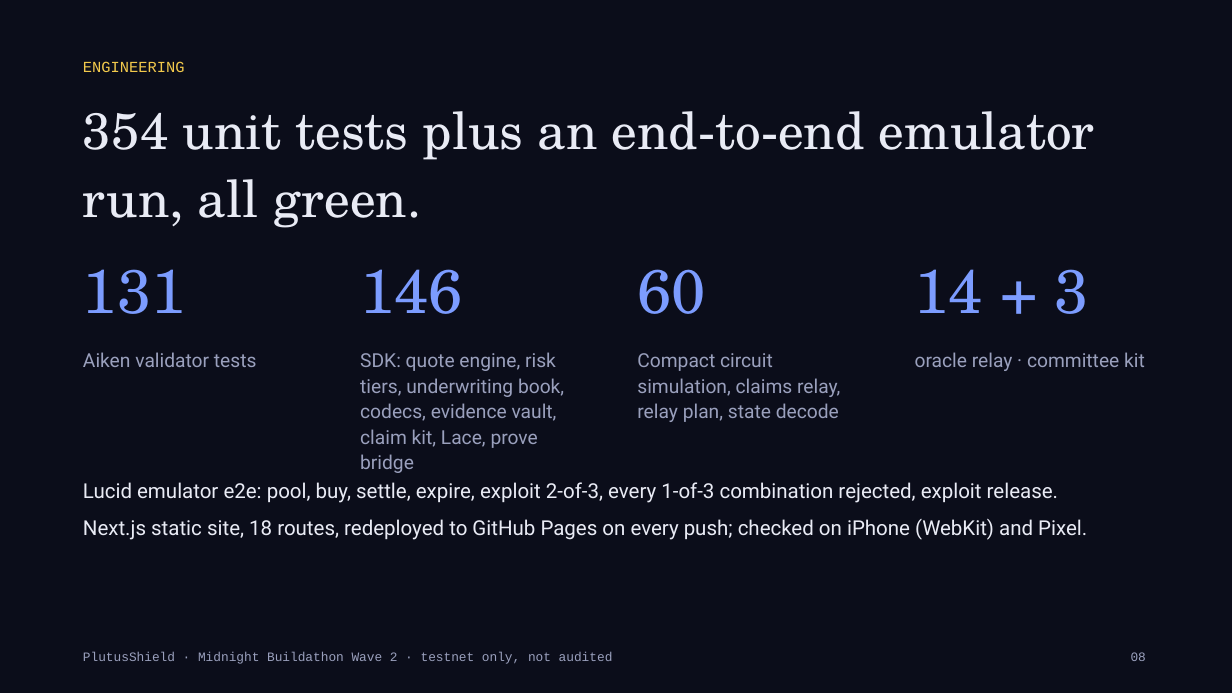
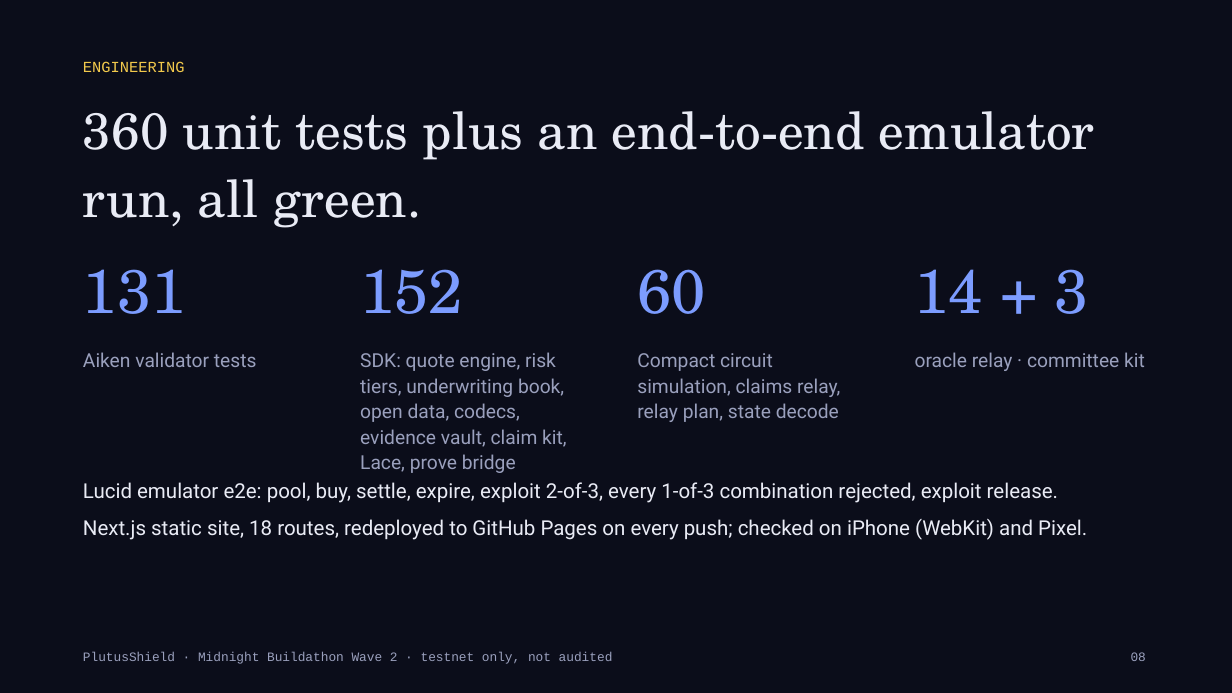
Before and after one commit to Kshot3000/PlutusShield, a slide deck: slide 8 of docs/buildathon/PlutusShield-Wave2-deck.pptx. Drawn at 1232x693 pixels with LibreOffice and Linux fonts; fonts in the diff are those of the drawing. Boxes give left, top, right and bottom in pixels: in the first picture for what was removed or moved away, otherwise in the second. Text is boxed around its words. In the diff, an @@ line names an element or a change of style, - is before the commit and + after.

```diff
--- a/docs/buildathon/PlutusShield-Wave2-deck.pptx
+++ b/docs/buildathon/PlutusShield-Wave2-deck.pptx
@@ text at bbox=[83, 111, 1095, 228]: text changed @@
-354 unit tests plus an end-to-end emulator run, all green.
+360 unit tests plus an end-to-end emulator run, all green.
@@ text at bbox=[360, 269, 463, 314]: text changed @@
-146
+152
@@ text at bbox=[360, 352, 566, 473]: text changed @@
-SDK: quote engine, risk tiers, underwriting book, codecs, evidence vault, claim kit, Lace, prove bridge
+SDK: quote engine, risk tiers, underwriting book, open data, codecs, evidence vault, claim kit, Lace, prove bridge
```
Also in this commit, not shown: 20 other files.
